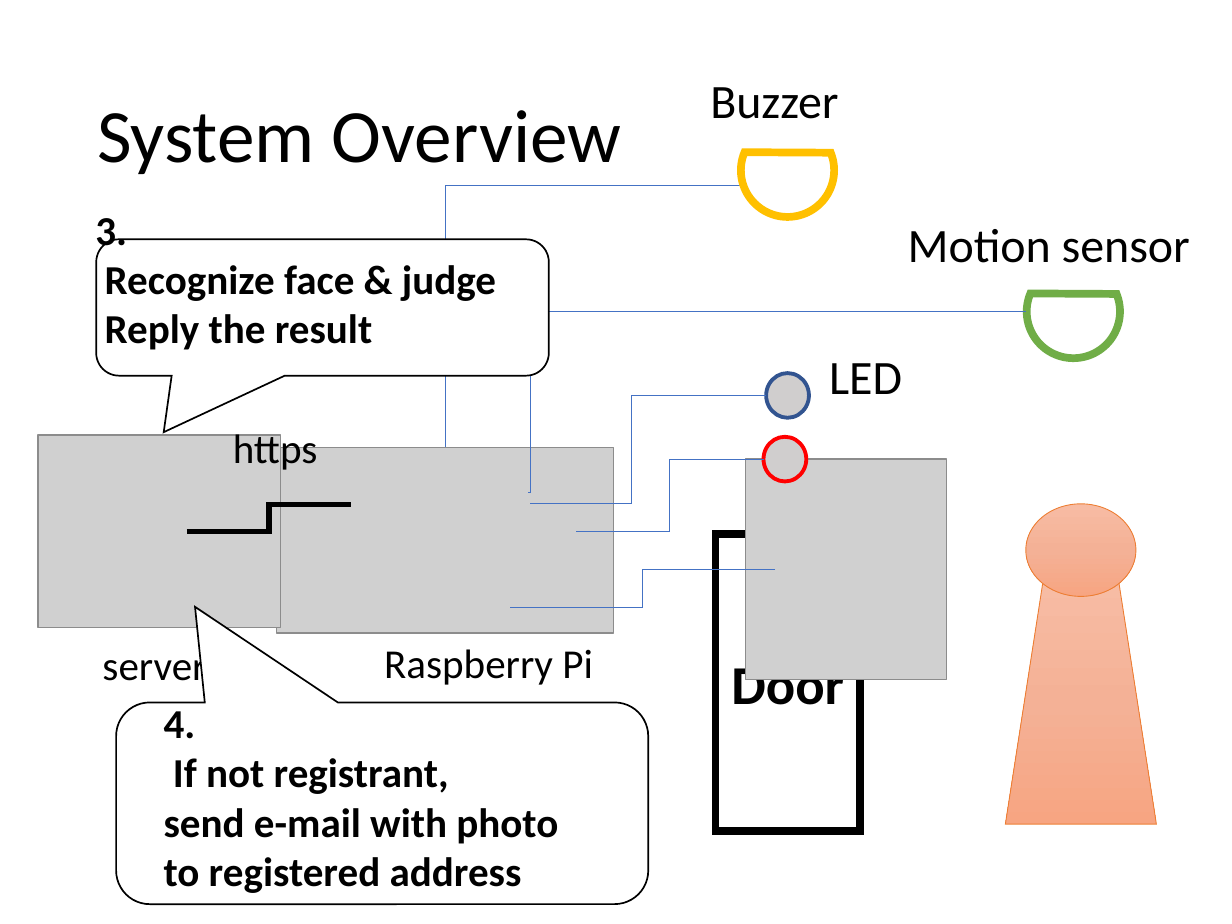
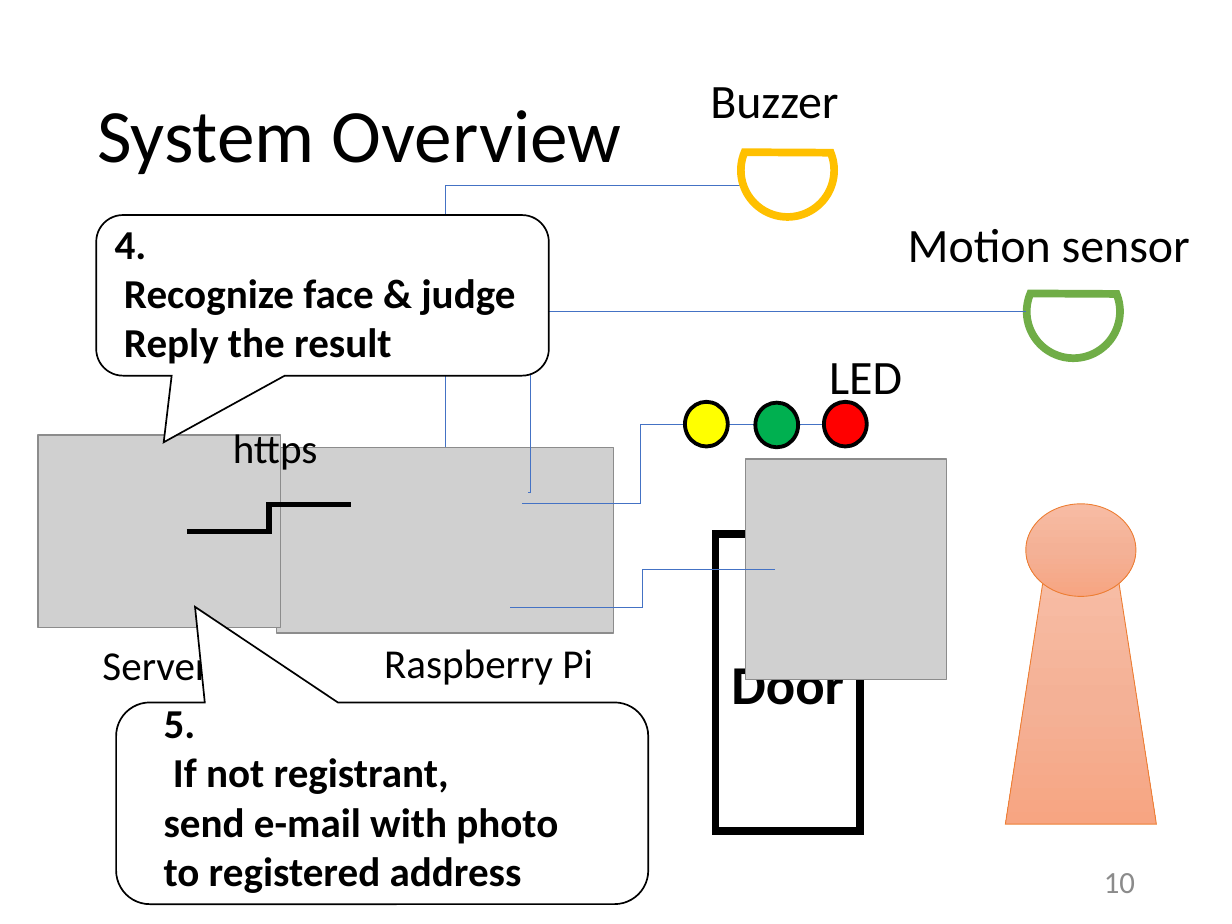
Before and after one commit to kut-info-ase-2017/group3-ase, a slide deck: slide 10 of presentation/ase-final-report.pptx (slide 9 before the commit). Drawn at 1232x924 pixels with LibreOffice and Linux fonts; fonts in the diff are those of the drawing; grey boxes stand for pictures. Boxes give left, top, right and bottom in pixels: in the first picture for what was removed or moved away, otherwise in the second. Text is boxed around its words. In the diff, an @@ line names an element or a change of style, - is before the commit and + after.

```diff
--- a/presentation/ase-final-report.pptx
+++ b/presentation/ase-final-report.pptx
@@ rounded speech box: place and size @@
-rounded speech box at (96, 239, 548, 376)
+rounded speech box at (96, 216, 548, 376)
@@ text "4.": place and size @@
-text "4." at (95, 218, 496, 350)
+text "4." at (115, 232, 515, 364)
@@ text at (115, 232, 147, 260): text changed @@
-3.
+4.
@@ ellipse added at (685, 402, 728, 446), fill #FFFF00, outline #000000 2.25 pt @@
@@ ellipse: place and size @@
-ellipse at (766, 373, 809, 418)
+ellipse at (755, 403, 798, 447)
@@ ellipse at (755, 403, 798, 447): fill #D0CECE to #00B050; outline #325491 2.25 pt to #000000 2.25 pt @@
@@ ellipse: place and size @@
-ellipse at (764, 437, 807, 482)
+ellipse at (824, 402, 867, 446)
@@ ellipse at (824, 402, 867, 446): fill #D0CECE to #FF0000; outline #FF0000 2.25 pt to #000000 2.25 pt @@
@@ elbow line moved from (766, 395) - (530, 504) to (824, 424) - (522, 504) @@
@@ elbow line removed from (764, 460) to (577, 532) @@
@@ text at (102, 646, 209, 690): text changed @@
-server
+Server
@@ text at (164, 711, 196, 739): text changed @@
-4.
+5.
@@ page number added at (1104, 873, 1135, 893), 18 pt, text #8C8C8C @@
+10
```
Also in this commit, not shown: 16 other slides changed, 5 slides added.
